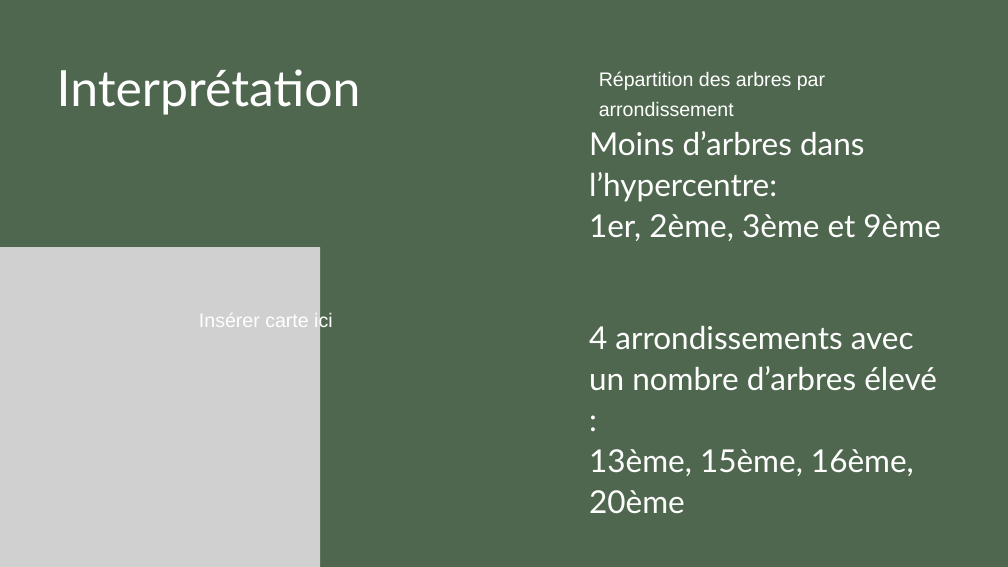
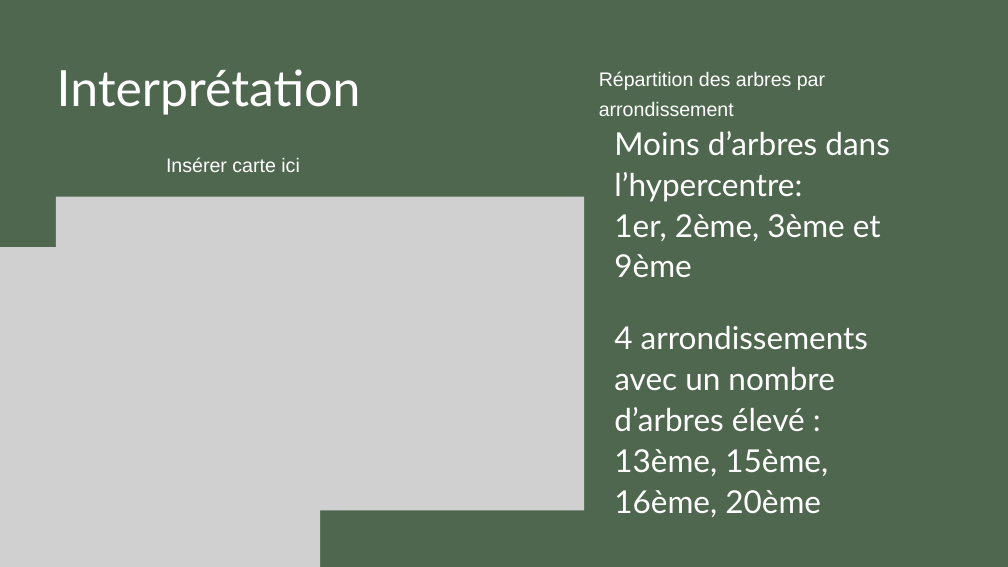
Before and after one commit to GrgMdmn/OpenClassrooms_AI_Projects, a slide deck: slide 14 of Project_2/soutenance_projet2.pptx. Drawn at 1008x567 pixels with LibreOffice and Linux fonts; fonts in the diff are those of the drawing; grey boxes stand for pictures. Boxes give left, top, right and bottom in pixels: in the first picture for what was removed or moved away, otherwise in the second. Text is boxed around its words. In the diff, an @@ line names an element or a change of style, - is before the commit and + after.

```diff
--- a/Project_2/soutenance_projet2.pptx
+++ b/Project_2/soutenance_projet2.pptx
@@ text "Insérer carte ici" rewrapped from (x1=199, y1=311, x2=333, y2=331) to (x1=166, y1=157, x2=300, y2=172) @@
@@ text "Moins d’arbres dans l’hypercentre:" rewrapped from (x1=589, y1=131, x2=940, y2=241) to (x1=614, y1=131, x2=890, y2=277) @@
@@ picture added at (x1=56, y1=197, x2=584, y2=511) @@
@@ text "4 arrondissements avec un nombre ..." rewrapped from (x1=589, y1=326, x2=937, y2=513) to (x1=614, y1=326, x2=868, y2=517) @@
```
Also in this commit, not shown: 3 other slides changed, 4 other files.
